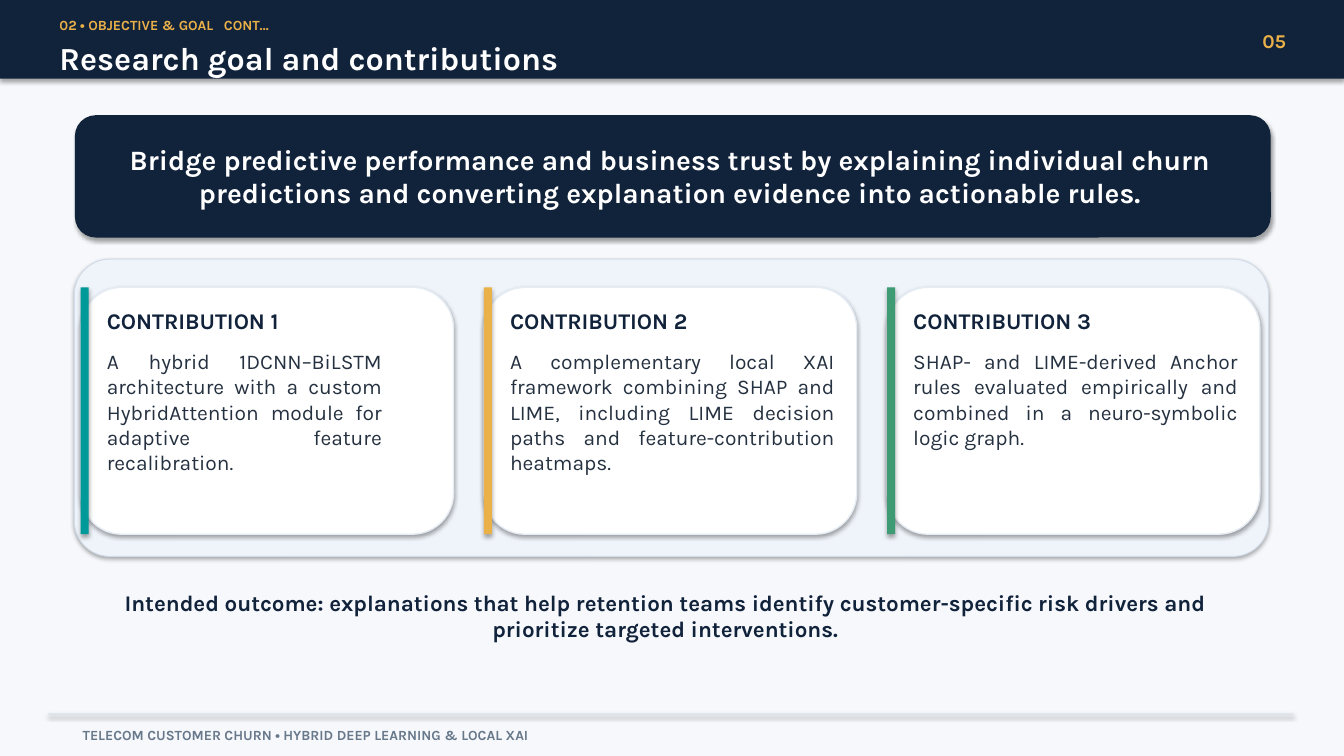
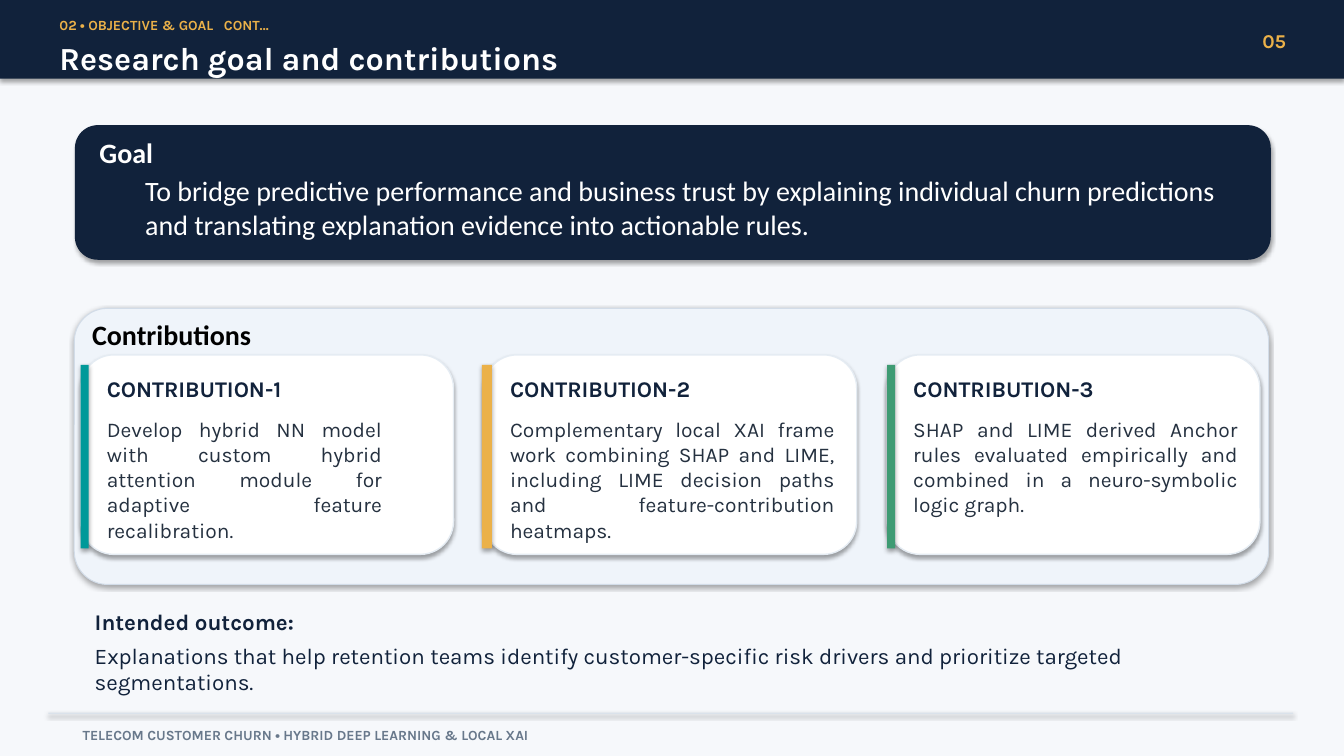
Before and after one commit to FanuelMichael/XAI_course-work, a slide deck: slide 5 of Power-point presentation/Presentation.pptx. Drawn at 1344x756 pixels with LibreOffice and Linux fonts; fonts in the diff are those of the drawing. Boxes give left, top, right and bottom in pixels: in the first picture for what was removed or moved away, otherwise in the second. Text is boxed around its words. In the diff, an @@ line names an element or a change of style, - is before the commit and + after.

```diff
--- a/Power-point presentation/Presentation.pptx
+++ b/Power-point presentation/Presentation.pptx
@@ rounded rectangle: place and size @@
-rounded rectangle at [76, 116, 1270, 237]
+rounded rectangle at [76, 126, 1270, 259]
@@ text added at [99, 143, 153, 164], 20 pt, text #FFFFFF, bold @@
+Goal
@@ text at [145, 181, 1214, 240]: text changed; font Karla to Calibri; bold off @@
-Bridge predictive performance and business trust by explaining individual churn predictions and converting explanation evidence into actionable rules.
+To bridge predictive performance and business trust by explaining individual churn predictions and translating explanation evidence into actionable rules.
@@ rounded rectangle: place and size @@
-rounded rectangle at [75, 259, 1269, 557]
+rounded rectangle at [75, 309, 1269, 585]
@@ text added at [92, 325, 251, 346], 20 pt, text #000000, bold @@
+Contributions
@@ rounded rectangle: place and size @@
-rounded rectangle at [81, 287, 454, 534]
+rounded rectangle at [81, 355, 454, 555]
@@ rounded rectangle: place and size @@
-rounded rectangle at [484, 287, 857, 534]
+rounded rectangle at [484, 355, 857, 555]
@@ rounded rectangle: place and size @@
-rounded rectangle at [887, 287, 1260, 534]
+rounded rectangle at [887, 355, 1260, 555]
@@ rectangle: place and size @@
-rectangle at [81, 287, 89, 534]
+rectangle at [81, 365, 89, 548]
@@ text at [107, 382, 281, 398]: text changed @@
-CONTRIBUTION 1
+CONTRIBUTION-1
@@ rectangle: place and size @@
-rectangle at [484, 287, 492, 534]
+rectangle at [482, 365, 492, 548]
@@ rectangle at [482, 365, 492, 548]: mirrored @@
@@ text at [510, 382, 690, 398]: text changed @@
-CONTRIBUTION 2
+CONTRIBUTION-2
@@ rectangle: place and size @@
-rectangle at [887, 287, 895, 534]
+rectangle at [887, 365, 895, 548]
@@ text at [913, 382, 1093, 398]: text changed @@
-CONTRIBUTION 3
+CONTRIBUTION-3
@@ text at [107, 422, 382, 517]: text changed @@
-A hybrid 1DCNN–BiLSTM architecture with a custom HybridAttention module for adaptive feature recalibration.
+Develop hybrid NN model with custom hybrid attention module for adaptive feature recalibration.
@@ text at [510, 422, 835, 513]: text changed @@
-A complementary local XAI framework combining SHAP and LIME, including LIME decision paths and feature-contribution heatmaps.
+Complementary local XAI frame work combining SHAP and LIME, including LIME decision paths and feature-contribution heatmaps.
@@ text at [913, 422, 1238, 517]: text changed @@
-SHAP- and LIME-derived Anchor rules evaluated empirically and combined in a neuro-symbolic logic graph.
+SHAP and LIME derived Anchor rules evaluated empirically and combined in a neuro-symbolic logic graph.
@@ text at [95, 614, 1122, 670]: text changed; bold off @@
-Intended outcome: explanations that help retention teams identify customer-specific risk drivers and prioritize targeted interventions.
+Intended outcome:
+Explanations that help retention teams identify customer-specific risk drivers and prioritize targeted segmentations.
```
Also in this commit, not shown: 6 other slides changed, 1 other file.
